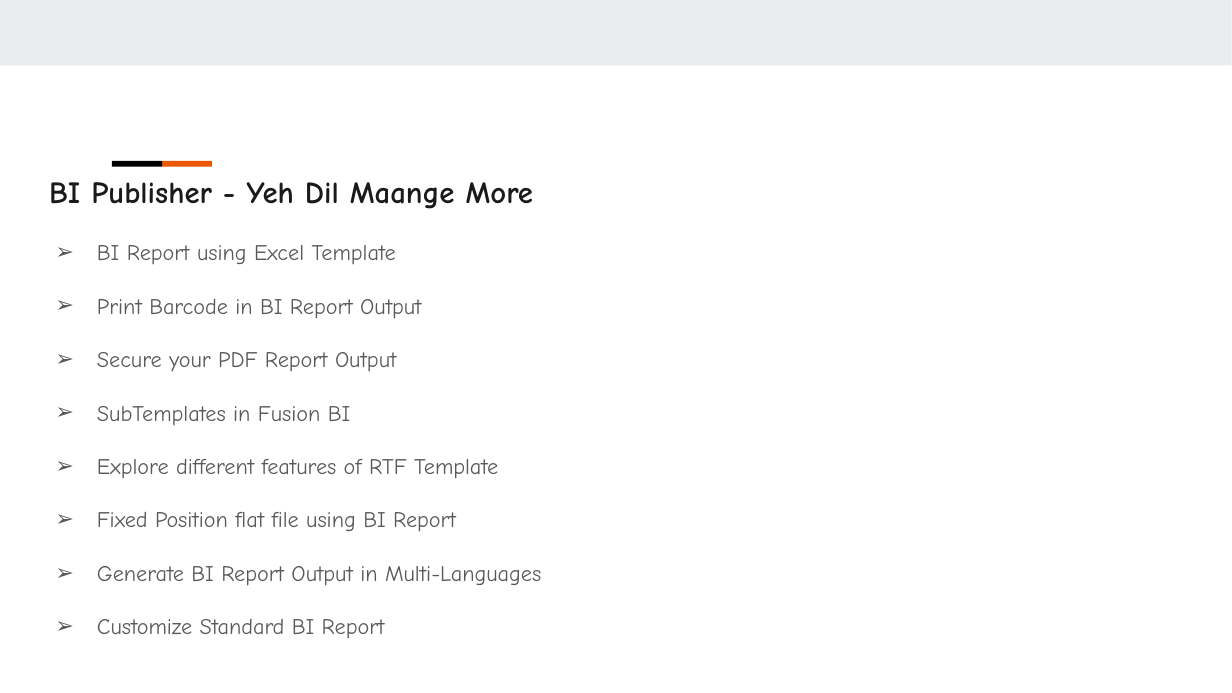
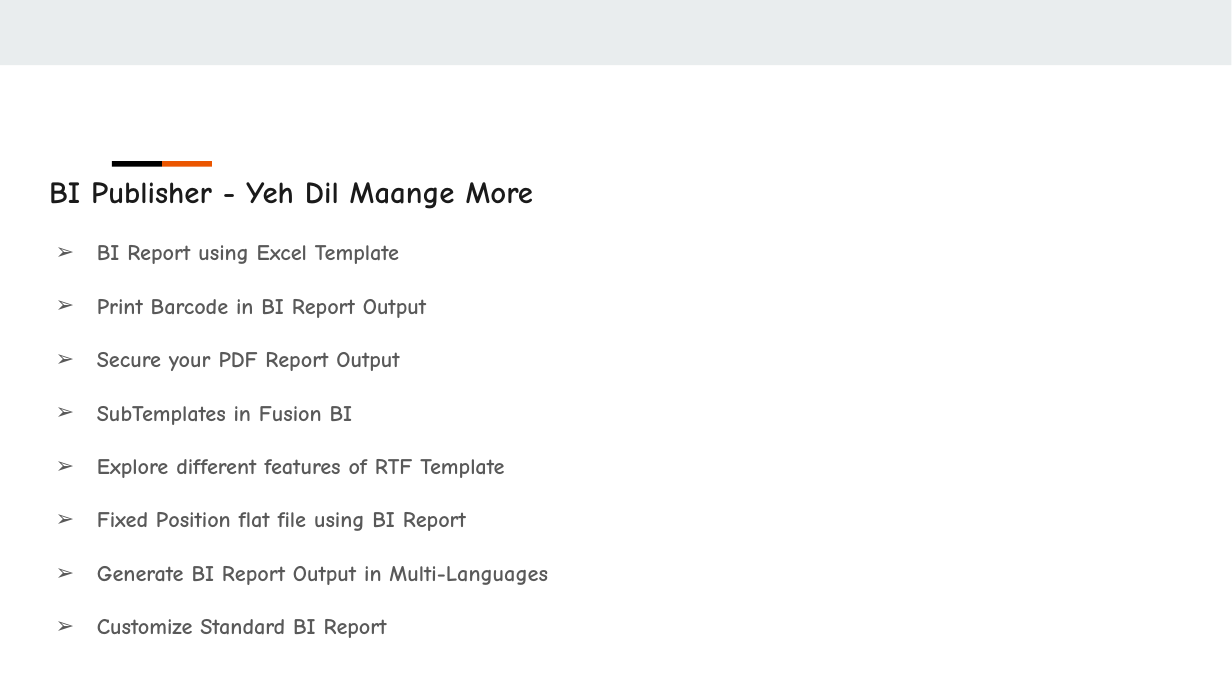
Before and after one commit to sharpenskill/fusionreports, a slide deck: slide 4 of 01.Introduction/1.Oracle Fusion Technical - BI,OTBI,BICC,FRS,SmartView & More - Course Preview/Oracle Fusion Technical - BI,OTBI,BICC,FRS,SmartView & More.pptx. Drawn at 1232x693 pixels with LibreOffice and Linux fonts; fonts in the diff are those of the drawing. Boxes give left, top, right and bottom in pixels: in the first picture for what was removed or moved away, otherwise in the second. Text is boxed around its words. In the diff, an @@ line names an element or a change of style, - is before the commit and + after.

```diff
--- a/01.Introduction/1.Oracle Fusion Technical - BI,OTBI,BICC,FRS,SmartView & More - Course Preview/Oracle Fusion Technical - BI,OTBI,BICC,FRS,SmartView & More.pptx
+++ b/01.Introduction/1.Oracle Fusion Technical - BI,OTBI,BICC,FRS,SmartView & More - Course Preview/Oracle Fusion Technical - BI,OTBI,BICC,FRS,SmartView & More.pptx
@@ text "BI Report using Excel Template" at [97, 245, 548, 638]: bold on @@
```
Also in this commit, not shown: 8 other slides changed, 1 slide added, 1 slide removed.
